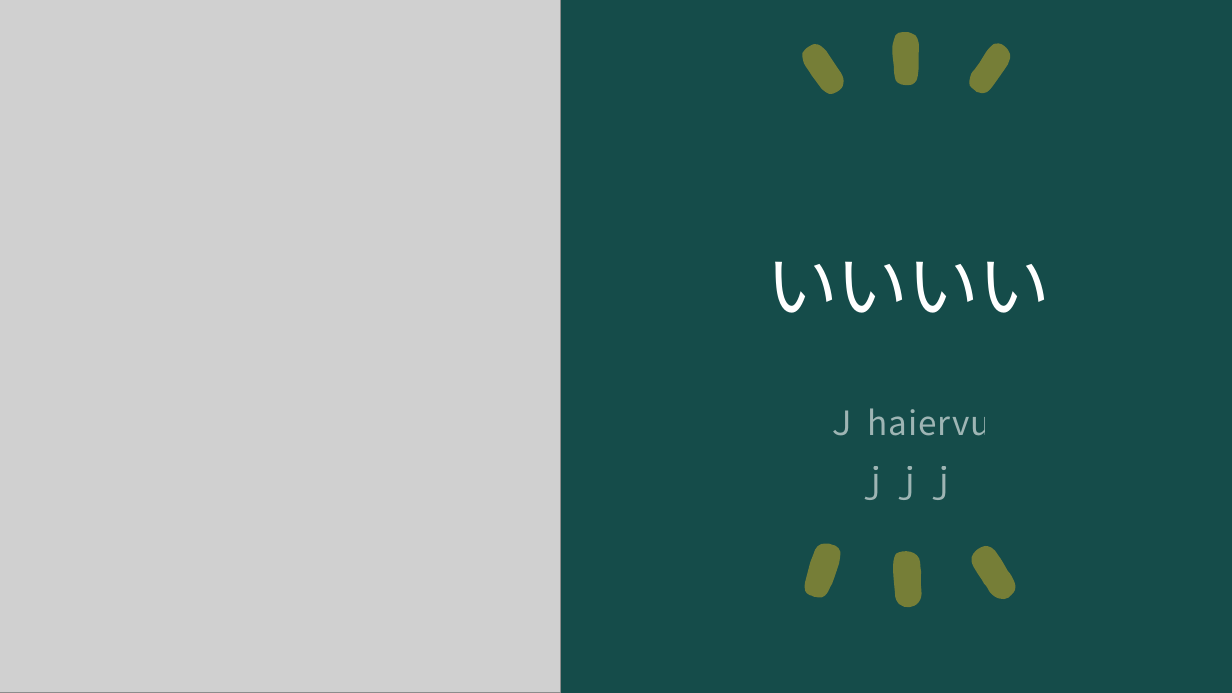
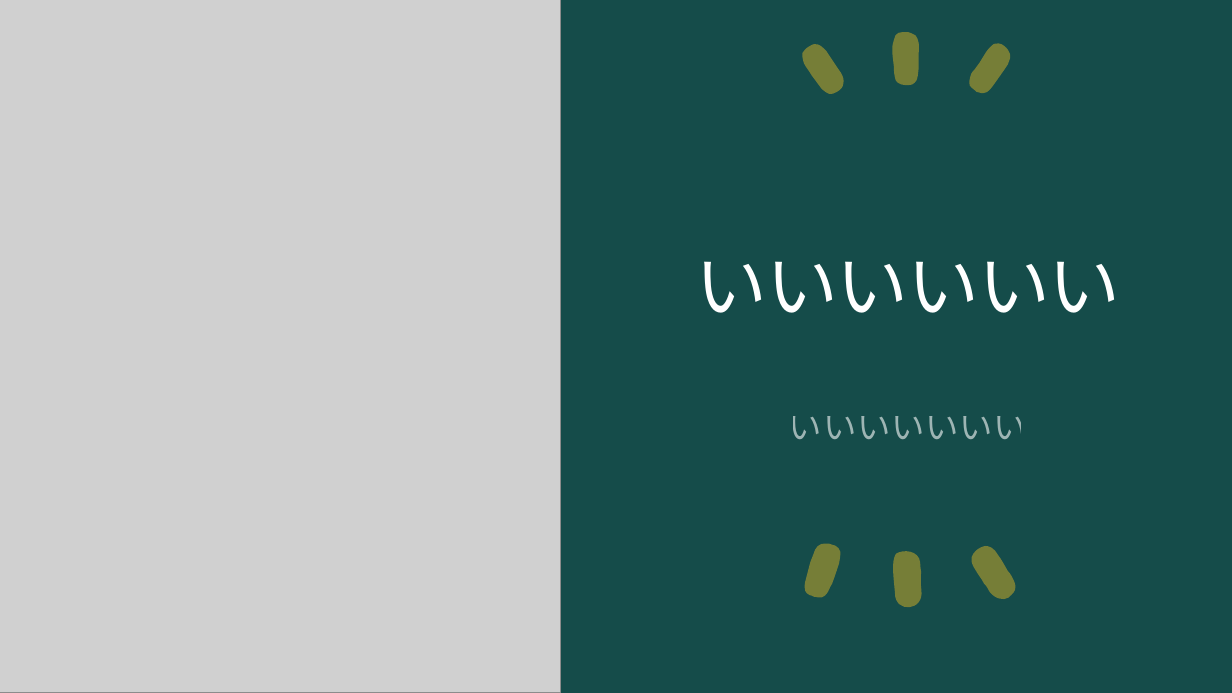
Before and after one commit to ogawa3427/utils, a slide deck: slide 1 of 2024answer/answer.pptx. Drawn at 1232x693 pixels with LibreOffice and Linux fonts; fonts in the diff are those of the drawing; grey boxes stand for pictures. Boxes give left, top, right and bottom in pixels: in the first picture for what was removed or moved away, otherwise in the second. Text is boxed around its words. In the diff, an @@ line names an element or a change of style, - is before the commit and + after.

```diff
--- a/2024answer/answer.pptx
+++ b/2024answer/answer.pptx
@@ title at [696,261,1121,313]: text changed @@
-いいいい
+いいいいいい
@@ subtitle at [789,416,1027,439]: text changed @@
-Ｊ haiervu
-ｊｊｊ
+いいいいいいい
```
Also in this commit, not shown: 1 other file.
